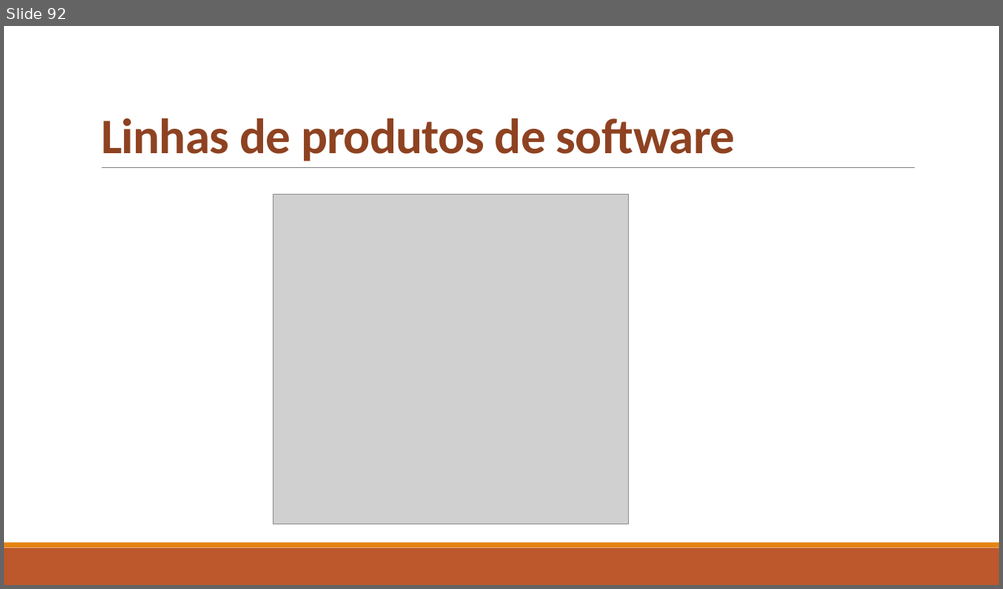
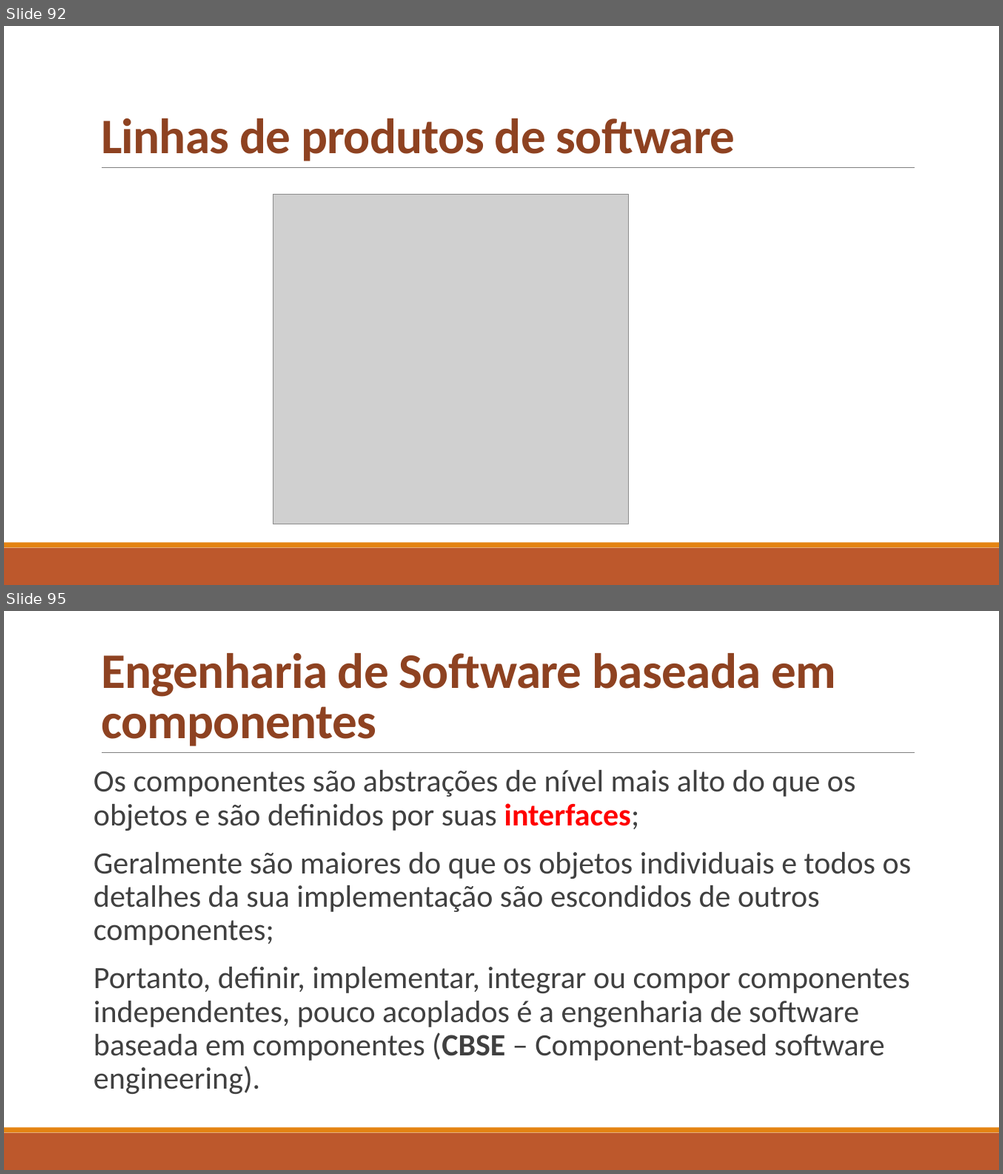
Before and after one commit to celsofurtado/reuso, a slide deck: Reuso de Software e Componentes.pptx. Shown one above the other, each under a label of ours: slide 92 before the commit, slides 92 and 95 after it; the slides between them are not shown. The pictures are 1003x589 and 1003x1174 pixels, drawn with LibreOffice and Linux fonts; fonts in the diff are those of the drawing; grey boxes stand for pictures. Boxes give left, top, right and bottom in pixels: in the first picture for what was removed or moved away, otherwise in the second. Text is boxed around its words. In the diff, an @@ line names an element or a change of style, - is before the commit and + after.

```diff
--- a/Reuso de Software e Componentes.pptx
+++ b/Reuso de Software e Componentes.pptx
@@ slide 95 added at (4, 611, 999, 1170), background #FFFFFF; not listed: 3 template elements that a slide beside it also shows @@
@@ title added at (101, 653, 836, 746), 48 pt, text #8E4221, bold @@
+Engenharia de Software baseada em componentes
@@ text added at (94, 770, 911, 1094), 30 pt, text #404040 @@
+Os componentes são abstrações de nível mais alto do que os objetos e são definidos por suas interfaces;
+Geralmente são maiores do que os objetos individuais e todos os detalhes da sua implementação são escondidos de outros componentes;
+Portanto, definir, implementar, integrar ou compor componentes independentes, pouco acoplados é a engenharia de software baseada em componentes (CBSE – Component-based software engineering).
```
Also in this commit, not shown: 11 other slides added.
